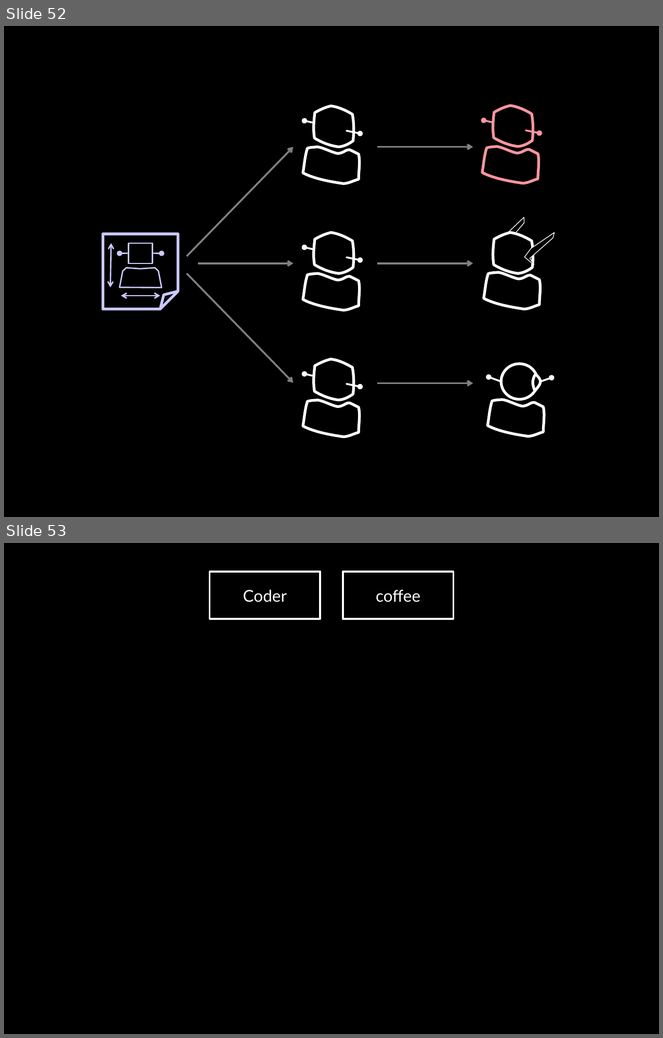
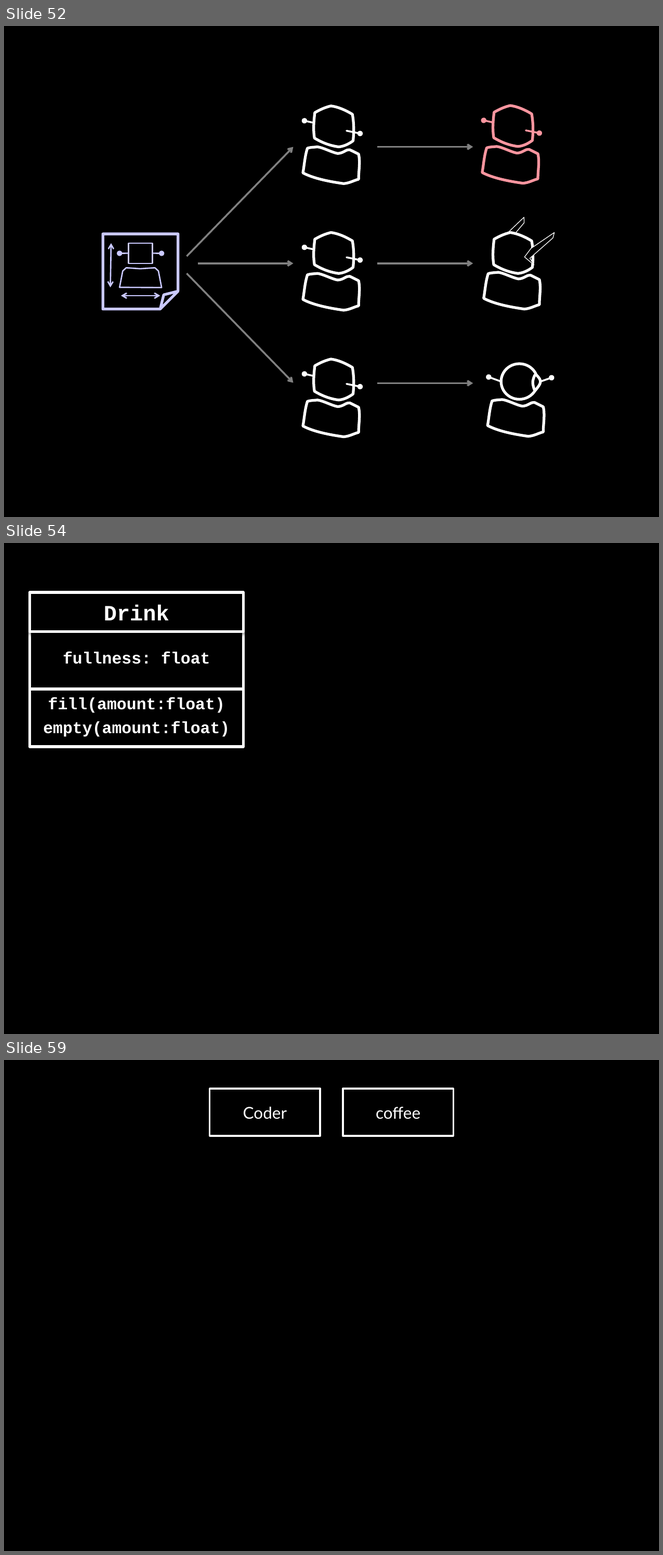
Before and after one commit to socketwench/OOPforObjectHaters, a slide deck: src/OOPforObjectHaters.pptx. Shown one above the other, each under a label of ours: slides 52 and 53 before the commit, slides 52, 54 and 59 after it; the slides between them are not shown. The pictures are 663x1038 and 663x1555 pixels, drawn with LibreOffice and Linux fonts; fonts in the diff are those of the drawing. Boxes give left, top, right and bottom in pixels: in the first picture for what was removed or moved away, otherwise in the second. Text is boxed around its words. In the diff, an @@ line names an element or a change of style, - is before the commit and + after.

```diff
--- a/src/OOPforObjectHaters.pptx
+++ b/src/OOPforObjectHaters.pptx
@@ slide 54 added at <box>4,543,659,1034</box>, background #000000 @@
@@ rectangle added at <box>29,592,243,631</box>, fill #000000, outline #FFFFFF 3 pt, 24 pt, text #FFFFFF, bold @@
+Drink
@@ rectangle added at <box>29,631,243,689</box>, fill #000000, outline #FFFFFF 3 pt, 18 pt, text #FFFFFF, bold @@
+fullness: float
@@ rectangle added at <box>29,689,243,747</box>, fill #000000, outline #FFFFFF 3 pt, 18 pt, text #FFFFFF, bold @@
+fill(amount:float)
+empty(amount:float)
@@ what was slide 53 is now slide 59 @@
```
Also in this commit, not shown: 7 other slides added, 6 other files.
